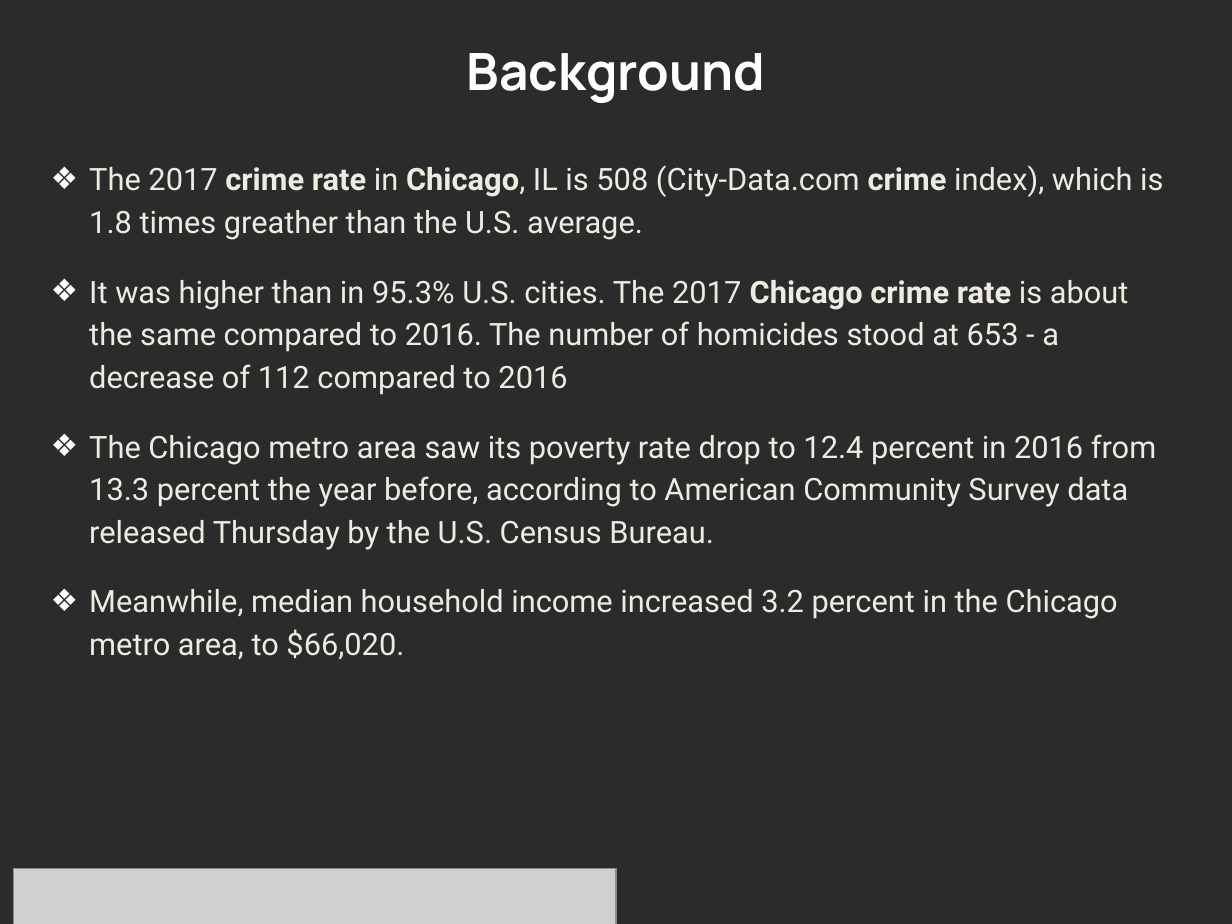
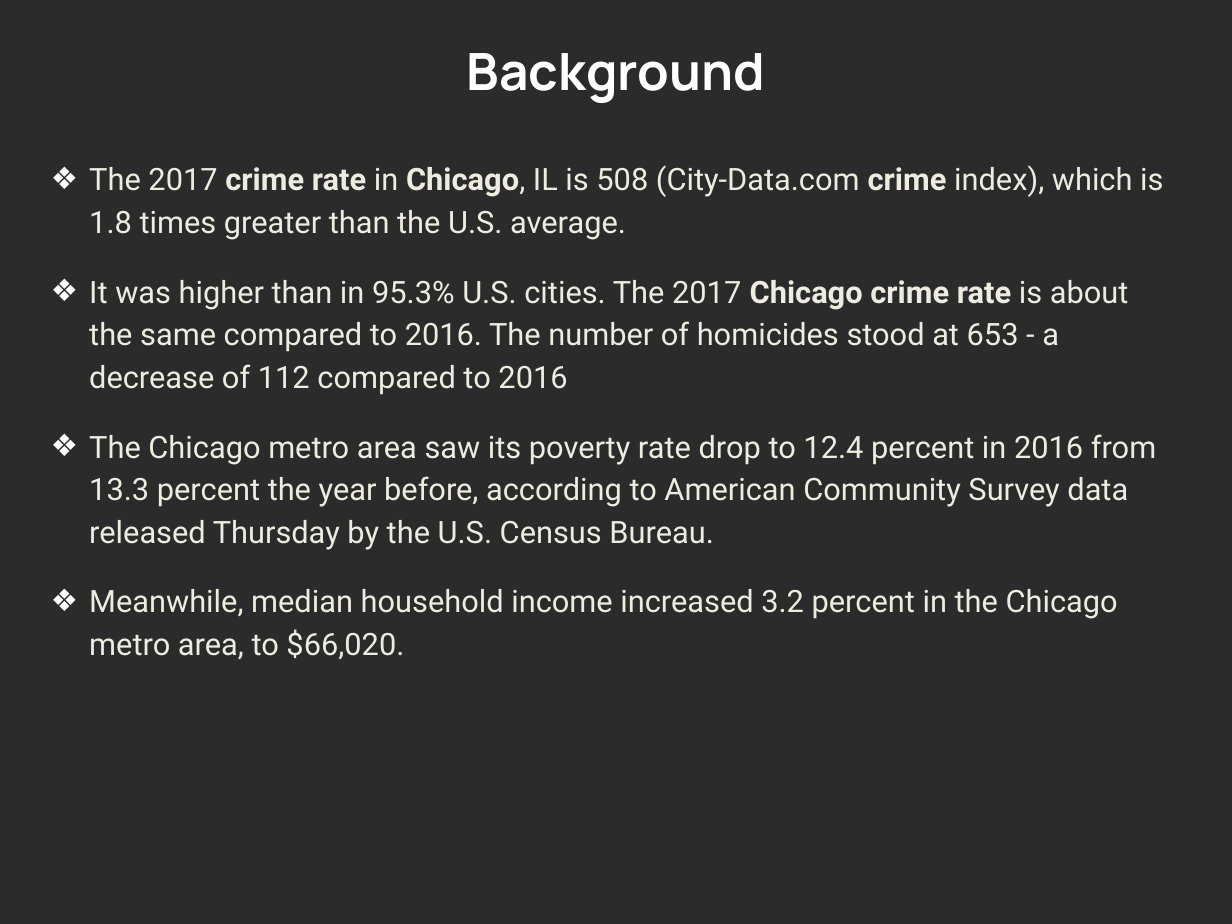
Before and after one commit to PetraLee2019/Crime-Anyltics, a slide deck: slide 2 of Crime_Busters_Presentation.pptx. Drawn at 1232x924 pixels with LibreOffice and Linux fonts; fonts in the diff are those of the drawing; grey boxes stand for pictures; background and template pictures are left out; a plain dark background stands for a picture behind light text. Boxes give left, top, right and bottom in pixels: in the first picture for what was removed or moved away, otherwise in the second. Text is boxed around its words. In the diff, an @@ line names an element or a change of style, - is before the commit and + after.

```diff
--- a/Crime_Busters_Presentation.pptx
+++ b/Crime_Busters_Presentation.pptx
@@ text at (89,165,1163,240): text changed @@
-❖ The 2017 crime rate in Chicago, IL is 508 (City-Data.com crime index), which is 1.8 times greather than the U.S. average.
+❖ The 2017 crime rate in Chicago, IL is 508 (City-Data.com crime index), which is 1.8 times greater than the U.S. average.
@@ picture removed at (14,869,616,924) @@
```
Also in this commit, not shown: 5 other slides changed, 4 other files.
